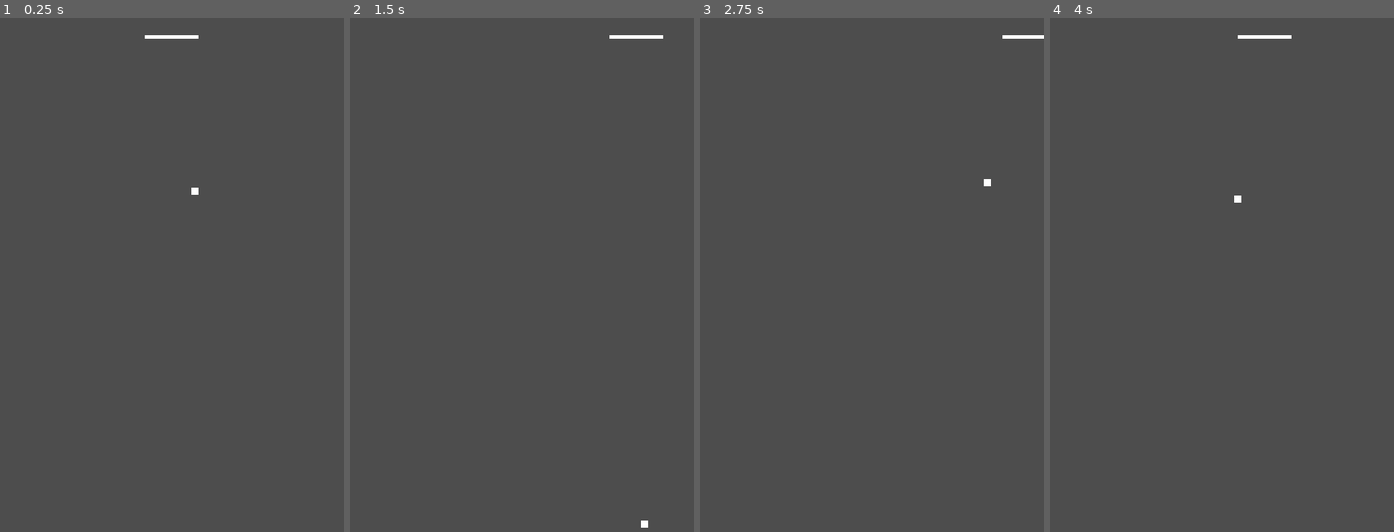
Above: before the commit, frames 1-4 (left to right).
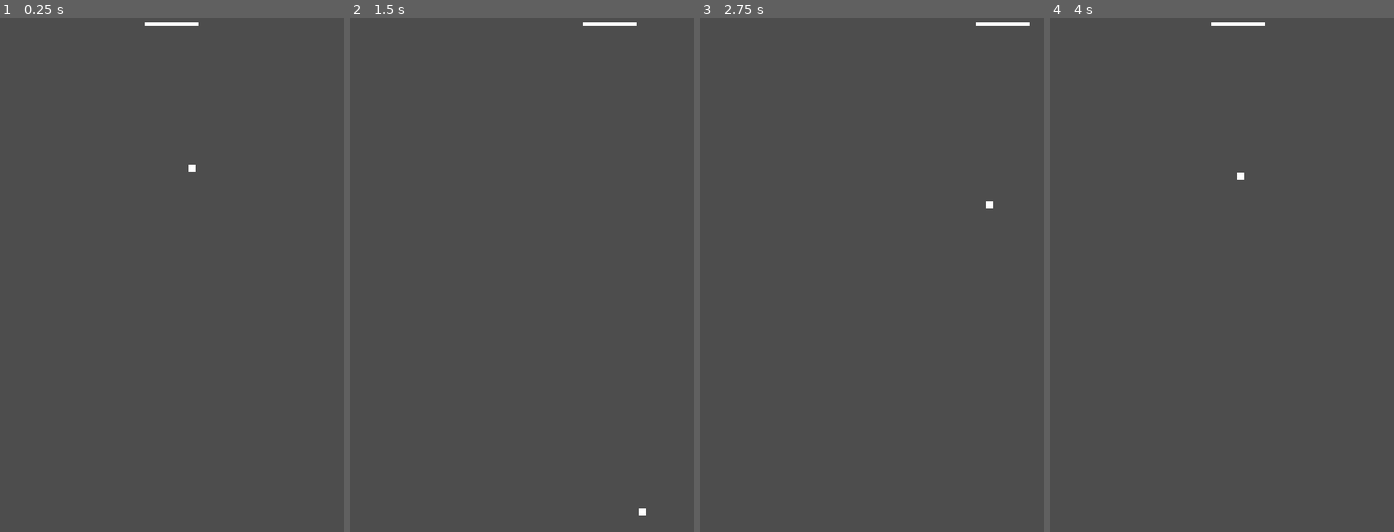
Above: after the commit, the same moments.

Repository: polecoder/pong
Game: Godot game, scene res://scenes/main.tscn
The game is run twice, just before and just after one commit, with the same random seed, the same clock (stepped at 60 frames per second) and the same inputs.
Inputs:
- Up to frame 1 (0.25 s): no input
- Up to frame 2 (1.5 s): hold D (move_right) 0.53-1.28 s; hold A (move_left) from 1.28 s (still down)
- Up to frame 3 (2.75 s): release A (move_left) at 2.03 s; hold D (move_right) from 2.03 s (still down)
- Up to frame 4 (4 s): release D (move_right) at 3.53 s; hold A (move_left) from 3.53 s (still down)

The runs differ from the first frame. In frame 1, 0.3% of the frame differs, in the area x 42-58%, y 0-35%; in frame 2, 0.3%; in frame 3, 0.3%; in frame 4, 0.3%.

Commit message:
corregir movimiento de paddle

Diff:
--- a/scenes/main.tscn
+++ b/scenes/main.tscn
@@ -1,18 +1,12 @@
 [gd_scene format=3 uid="uid://dv1uuf8ekm2l5"]
 
-[ext_resource type="PackedScene" uid="uid://bxevymji3t5c0" path="res://scenes/ball.tscn" id="1_ig7tw"]
-[ext_resource type="PackedScene" uid="uid://c6e4xwbst6i6x" path="res://scenes/paddle.tscn" id="2_0xm2m"]
+[ext_resource type="PackedScene" uid="uid://bxevymji3t5c0" path="res://scenes/ball.tscn" id="1_0wfyh"]
+[ext_resource type="PackedScene" uid="uid://c6e4xwbst6i6x" path="res://scenes/paddle.tscn" id="2_sugp2"]
 
 [sub_resource type="RectangleShape2D" id="RectangleShape2D_0vi6b"]
 size = Vector2(720, 5.000021)
 
 [node name="Main" type="Node2D" unique_id=1999522719]
-
-[node name="Ball" parent="." unique_id=1458023439 instance=ExtResource("1_ig7tw")]
-position = Vector2(244, 148)
-
-[node name="Paddle" parent="." unique_id=127505611 instance=ExtResource("2_0xm2m")]
-position = Vector2(240, 29)
 
 [node name="Walls" type="StaticBody2D" parent="." unique_id=680793137]
 
@@ -33,3 +27,10 @@
 position = Vector2(482.6, 360)
 rotation = 1.5707964
 shape = SubResource("RectangleShape2D_0vi6b")
+
+[node name="Ball" parent="." unique_id=1458023439 instance=ExtResource("1_0wfyh")]
+position = Vector2(240, 116)
+
+[node name="Paddle" parent="." unique_id=1405332351 instance=ExtResource("2_sugp2")]
+position = Vector2(240, 11)
+motion_mode = 1
--- a/scripts/ball.gd
+++ b/scripts/ball.gd
@@ -13,6 +13,4 @@
 func _physics_process(delta: float) -> void:
 	var collision = move_and_collide(velocity * delta)
 	if collision:
-		print("DEBUG1: velocity: ", velocity)
 		velocity = velocity.bounce(collision.get_normal())
-		print("DEBUG2: velocity: ", velocity)
--- a/scripts/paddle.gd
+++ b/scripts/paddle.gd
@@ -10,20 +10,10 @@
 	screen_size = get_viewport_rect().size
 
 
-func _process(delta: float) -> void:
-	var velocity = Vector2.ZERO
+func _physics_process(delta: float) -> void:
+	velocity = Vector2.ZERO
 	if Input.is_action_pressed("move_left"):
-		velocity.x -= 1
+		velocity = Vector2.LEFT * speed
 	if Input.is_action_pressed("move_right"):
-		velocity.x += 1
-	if velocity.length() > 0:
-		velocity *= speed
-
-	position += velocity * delta
-	position = position.clamp(Vector2.ZERO, screen_size)
-
-
-# func _on_body_entered(body: Node2D) -> void:
-	# print("DEBUG: El siguiente objeto colisionó con el paddle: ", body)
-	# hit.emit()
-	# $CollisionShape2D.set_deferred("disabled", true)
+		velocity = Vector2.RIGHT * speed
+	move_and_slide()
